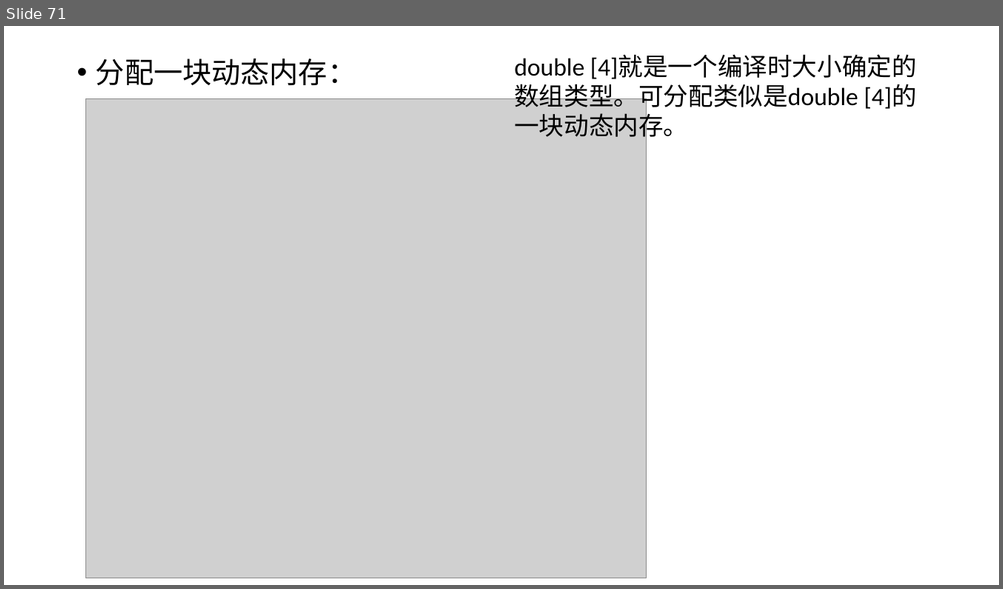
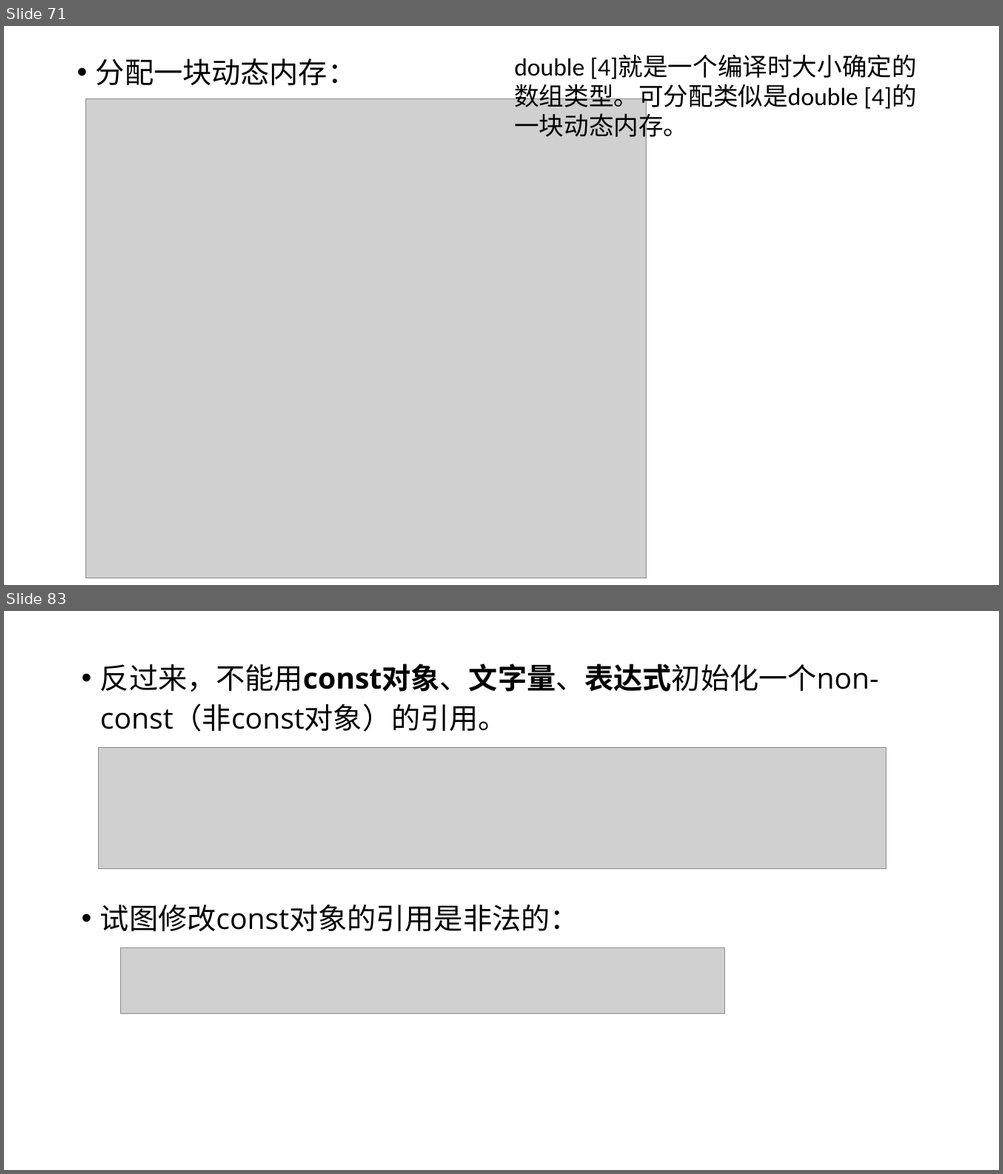
Before and after one commit to hwdong-net/cplusplus17, a slide deck: ppt/第5章 复合类型.pptx. Shown one above the other, each under a label of ours: slide 71 before the commit, slides 71 and 83 after it; the slides between them are not shown. The pictures are 1003x589 and 1003x1174 pixels, drawn with LibreOffice and Linux fonts; fonts in the diff are those of the drawing; grey boxes stand for pictures. Boxes give left, top, right and bottom in pixels: in the first picture for what was removed or moved away, otherwise in the second. Text is boxed around its words. In the diff, an @@ line names an element or a change of style, - is before the commit and + after.

```diff
--- a/ppt/第5章 复合类型.pptx
+++ b/ppt/第5章 复合类型.pptx
@@ slide 83 added at [4, 611, 999, 1170], background #FFFFFF @@
@@ text added at [100, 664, 879, 931], 28 pt, text #000000 @@
+• 反过来，不能用const对象、文字量、表达式初始化一个non-const（非const对象）的引用。
+• 试图修改const对象的引用是非法的：
@@ picture added at [98, 748, 886, 869] @@
@@ picture added at [120, 948, 725, 1014] @@
```
Also in this commit, not shown: 29 other slides added.
